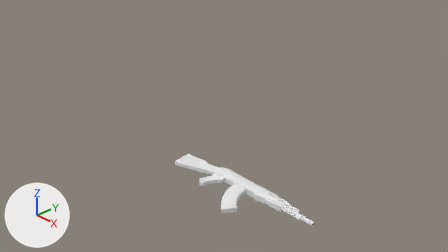
A saved change to the Blender file Harjoitustyö/AnttiHeikkinen_AK47.blend.
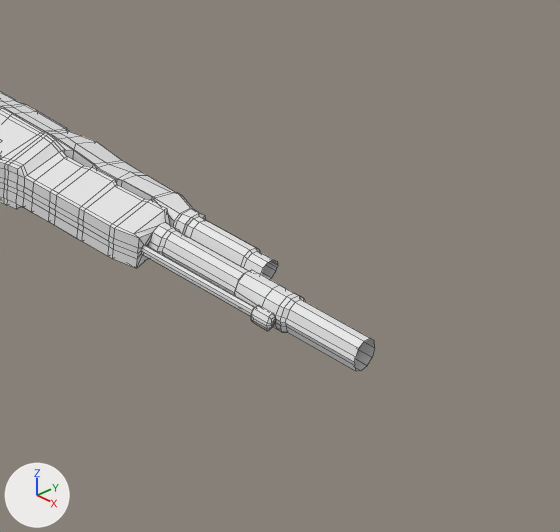
There are two pictures of each version: one from the file's camera 'Camera', one close up on the part from 58% to 76% of the width and 69% to 99% of the height. The axes (+X, +Y, +Z) are drawn at lower left. The lights are the same throughout. The close-ups show mesh edges as thin lines.
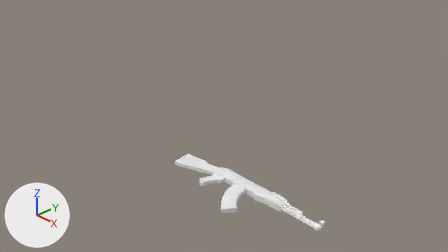
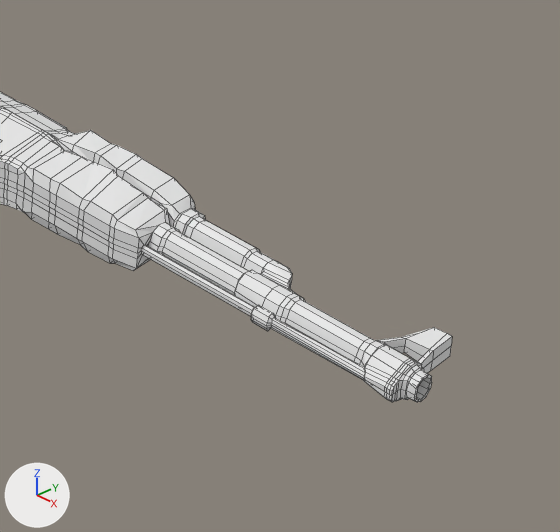
The change, as a diff of the scene's bpy script:
```diff
--- a/Harjoitustyö/AnttiHeikkinen_AK47.blend.py
+++ b/Harjoitustyö/AnttiHeikkinen_AK47.blend.py
@@ me_cube @@
 # used by ob_cube; location = (1.658, -0.643, 0.0); scale = (0.54, 0.15, 0.11)
-me_cube.from_pydata(...)  # 695 vertices, 618 faces; spans x -2.75..3.46, y -6.08..1.18, z 0.0..0.76
+me_cube.from_pydata(...)  # 851 vertices, 756 faces; spans x -2.75..3.8, y -6.08..1.25, z 0.0..0.92
+# me_cube part 1
+# 9 vertices in x 1.15..1.38, y -0.82..0.35, z 0.59..0.76 move by (0.0, 0.0, 0.04)
+# 6 vertices in x 1.14..1.45, y 0.21..0.37, z 0.74..0.76 move by (0.0, 0.0, 0.05)
+# 4 vertices in x 1.39..1.4, y -0.75..0.35, z 0.59..0.76 move by (0.0, 0.0, 0.02)
+# 3 vertices in x 1.34..1.85, y -0.65..0.31, z 0.58..0.61 move by (0.0, 0.0, 0.06)
+# 51 vertices move from x 1.38..2.18, y -0.7..1.18, z 0.0..0.67 to x 1.38..2.19, y -0.7..1.18, z 0.0..0.92
+# me_cube part 2
+# 3 faces are deleted
+# 8 vertices move from x 2.92..3.02, y -0.51..0.33, z 0.0..0.23 to x 2.95..3.02, y -0.5..0.36, z 0.0..0.23
+# 151 vertices are added at x 2.77..3.8, y -0.55..1.25, z 0.0..0.45
+# 5 new vertices lie (0.05, 0.0, 0.0) away from vertices in x 2.75..3.75, y -0.25..0.86, z 0.0..0.31
+# 141 new faces join them
 me_cube.materials.append(mat_material)
```

Boxes (x1, y1, x2, y2) around the edits, measured in the close-ups (560 x 532 px; the box of a moved part takes in the faces that stretch with it):
'Cube', reshaped
    before: (0, 92, 375, 371)
    after: (0, 92, 452, 402)
part 1 of me_cube, moved or reshaped
    before: (0, 108, 192, 259)
    after: (0, 108, 195, 271)
part 2 of me_cube, built on
    before: (262, 275, 297, 331)
    after: (259, 260, 452, 402)
